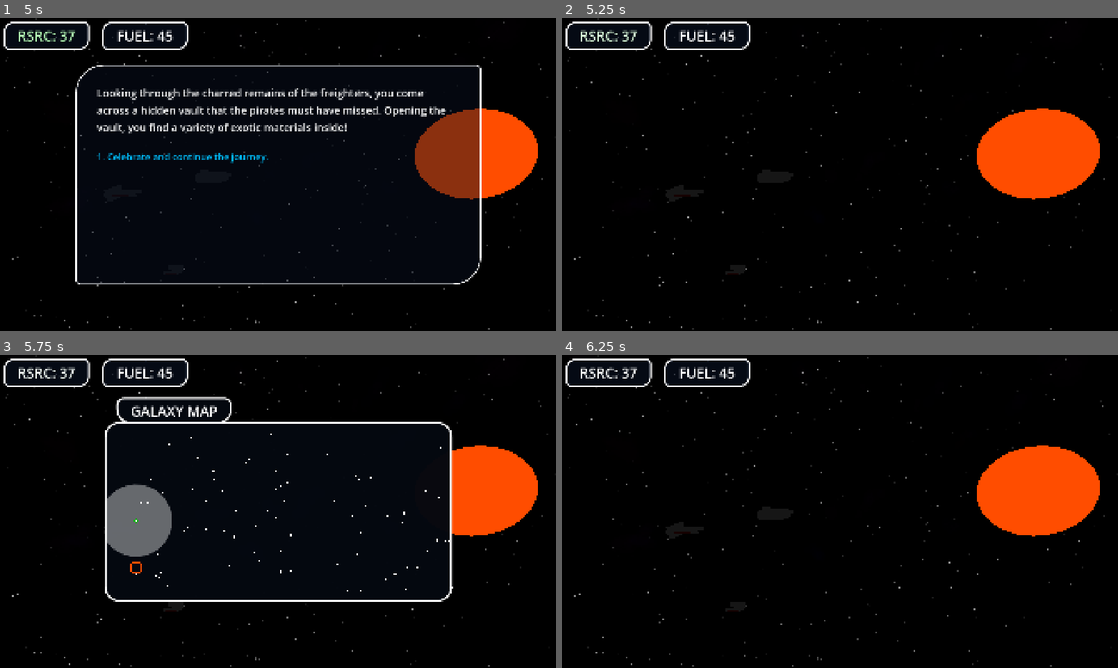
Above: before the commit, frames 1-4 (two rows, left to right).
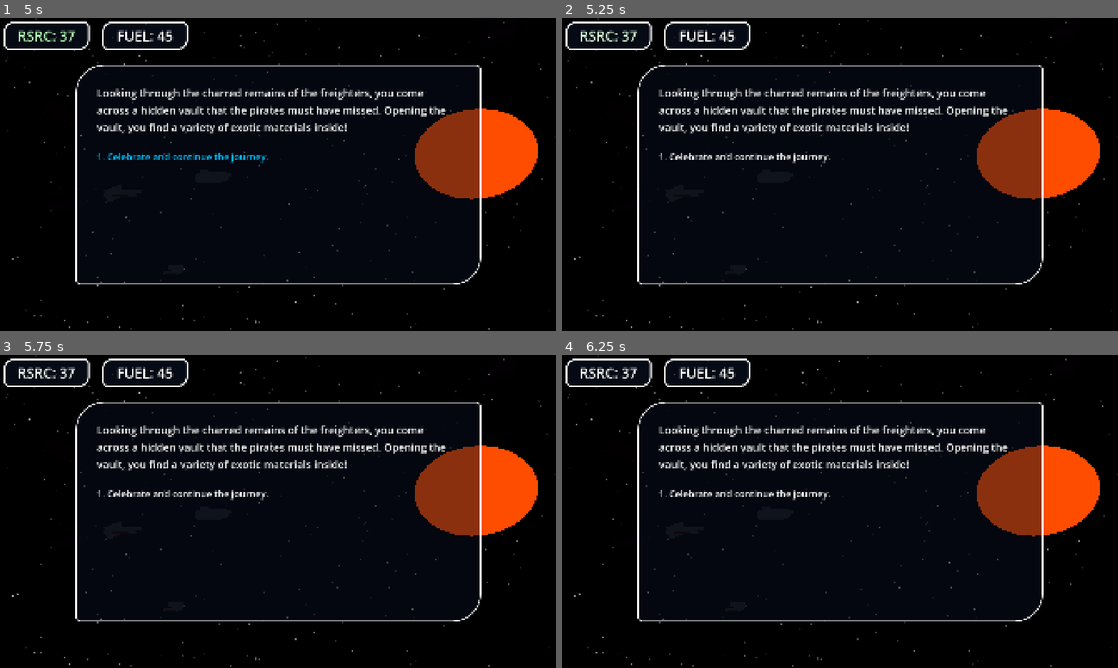
Above: after the commit, the same moments.

Repository: SidewaysFox/faster-than-faster-than-light
Game: Godot game, scene res://space.tscn
The game is run twice, just before and just after one commit, with the same random seed, the same clock (stepped at 60 frames per second) and the same inputs.
Inputs:
- Up to frame 1 (5 s): hold D (right1) 0.53-1.28 s; tap 1 (1) at 0.6, 4.55 s; tap 4 (4) at 0.8, 1.35 s; hold S (down1) 1.28-2.03 s; tap B (A) at 1.55, 2.1 s; hold D (right1) 2.03-2.78 s; tap , (D) at 2.3, 2.85 s; hold W (up1) 2.78-3.53 s; tap Down (down2) at 3.05, 3.6 s; hold A (left1) from 3.53 s (still down); tap Up (up2) at 3.8, 4.35 s; tap \ (debug) at 4.15 s
- Up to frame 2 (5.25 s): release A (left1) at 5.03 s; hold S (down1) from 5.03 s (still down); tap 1 (1) at 5.1 s
- Up to frame 3 (5.75 s): keep holding S (down1); tap 4 (4) at 5.3 s
- Up to frame 4 (6.25 s): release S (down1) at 5.78 s; hold D (right1) from 5.78 s (still down); tap 4 (4) at 5.85 s; tap B (A) at 6.05 s

Frame 1 is identical in both runs. In frame 2, 6.9% of the frame differs, in the area x 13-87%, y 15-86%; in frame 3, 11%, in the area x 13-87%, y 13-86%; in frame 4, 6.9%.
Error before the commit: Out of bounds get index '0' (on base: 'Array') (res://user_interface.gd:135)
Error after the commit: Out of bounds get index '0' (on base: 'Array') (res://user_interface.gd:139)

Commit message:
holiday stuff
not nearly as much as i had hoped to do but alas, such is reality

Diff:
--- a/faster-than-faster-than-light/command_ship_mesh.tscn
+++ b/faster-than-faster-than-light/command_ship_mesh.tscn
@@ -1,18 +1,35 @@
-[gd_scene load_steps=23 format=3 uid="uid://b7rwxfw7w8fbl"]
+[gd_scene load_steps=26 format=3 uid="uid://b7rwxfw7w8fbl"]
 
-[sub_resource type="StandardMaterial3D" id="StandardMaterial3D_hmim6"]
+[ext_resource type="Script" uid="uid://dj2c17mgoq0wa" path="res://starship_mesh.gd" id="1_2cnno"]
+
+[sub_resource type="StandardMaterial3D" id="StandardMaterial3D_xykhg"]
+resource_local_to_scene = true
 albedo_color = Color(0.784314, 0.784314, 0.784314, 1)
 emission_enabled = true
 emission = Color(1, 1, 1, 1)
 emission_energy_multiplier = 0.1
 
-[sub_resource type="BoxMesh" id="BoxMesh_2cnno"]
-material = SubResource("StandardMaterial3D_hmim6")
+[sub_resource type="BoxMesh" id="BoxMesh_xfcgg"]
+material = SubResource("StandardMaterial3D_xykhg")
 size = Vector3(20, 8, 10)
 
-[sub_resource type="BoxMesh" id="BoxMesh_hmim6"]
-material = SubResource("StandardMaterial3D_hmim6")
+[sub_resource type="StandardMaterial3D" id="StandardMaterial3D_l1gqn"]
+resource_local_to_scene = true
+albedo_color = Color(0.784314, 0.784314, 0.784314, 1)
+emission_enabled = true
+emission = Color(1, 1, 1, 1)
+emission_energy_multiplier = 0.1
+
+[sub_resource type="BoxMesh" id="BoxMesh_jhv2h"]
+material = SubResource("StandardMaterial3D_l1gqn")
 size = Vector3(5, 7, 6)
+
+[sub_resource type="StandardMaterial3D" id="StandardMaterial3D_hmim6"]
+resource_local_to_scene = true
+albedo_color = Color(0.784314, 0.784314, 0.784314, 1)
+emission_enabled = true
+emission = Color(1, 1, 1, 1)
+emission_energy_multiplier = 0.1
 
 [sub_resource type="BoxMesh" id="BoxMesh_7qwto"]
 material = SubResource("StandardMaterial3D_hmim6")
@@ -101,13 +118,14 @@
 size = Vector3(8, 0.5, 0.1)
 
 [node name="CommandShipMesh" type="Node3D"]
+script = ExtResource("1_2cnno")
 
 [node name="Hull" type="MeshInstance3D" parent="."]
-mesh = SubResource("BoxMesh_2cnno")
+mesh = SubResource("BoxMesh_xfcgg")
 
 [node name="HullFront" type="MeshInstance3D" parent="."]
 transform = Transform3D(1, 0, 0, 0, 1, 0, 0, 0, 1, 10, 0, 0)
-mesh = SubResource("BoxMesh_hmim6")
+mesh = SubResource("BoxMesh_jhv2h")
 
 [node name="HullFront2" type="MeshInstance3D" parent="."]
 transform = Transform3D(1, 0, 0, 0, 1, 0, 0, 0, 1, 12, 1, 0)
--- a/faster-than-faster-than-light/fighter_mesh.tscn
+++ b/faster-than-faster-than-light/fighter_mesh.tscn
@@ -1,6 +1,9 @@
-[gd_scene load_steps=10 format=3 uid="uid://bj55jmmx5j5ur"]
+[gd_scene load_steps=11 format=3 uid="uid://bj55jmmx5j5ur"]
+
+[ext_resource type="Script" uid="uid://dj2c17mgoq0wa" path="res://starship_mesh.gd" id="1_25wfh"]
 
 [sub_resource type="StandardMaterial3D" id="StandardMaterial3D_ng4vp"]
+resource_local_to_scene = true
 albedo_color = Color(0.784314, 0.784314, 0.784314, 1)
 emission_enabled = true
 emission = Color(1, 1, 1, 1)
@@ -11,6 +14,7 @@
 size = Vector3(7, 3, 4)
 
 [sub_resource type="StandardMaterial3D" id="StandardMaterial3D_86p3r"]
+resource_local_to_scene = true
 albedo_color = Color(0.627451, 0.627451, 0.627451, 1)
 emission_enabled = true
 emission = Color(1, 1, 1, 1)
@@ -25,6 +29,7 @@
 size = Vector3(10, 2, 2)
 
 [sub_resource type="StandardMaterial3D" id="StandardMaterial3D_2mlit"]
+resource_local_to_scene = true
 albedo_color = Color(1, 0.313726, 0, 1)
 emission_enabled = true
 emission = Color(1, 0.313726, 0, 1)
@@ -35,6 +40,7 @@
 size = Vector3(5, 0.1, 0.5)
 
 [sub_resource type="StandardMaterial3D" id="StandardMaterial3D_wpmgm"]
+resource_local_to_scene = true
 albedo_color = Color(1, 0.313726, 0, 1)
 emission_enabled = true
 emission = Color(1, 0.313726, 0, 1)
@@ -45,6 +51,7 @@
 size = Vector3(8, 0.5, 0.1)
 
 [node name="FighterMesh" type="Node3D"]
+script = ExtResource("1_25wfh")
 
 [node name="Hull" type="MeshInstance3D" parent="."]
 mesh = SubResource("BoxMesh_wpmgm")
--- a/faster-than-faster-than-light/galaxy_map_token.gd
+++ b/faster-than-faster-than-light/galaxy_map_token.gd
@@ -9,10 +9,14 @@
 
 
 func _process(delta: float) -> void:
+	# Spin
 	rotation_degrees += rotation_rate * delta
 
 
+# This is slightly delayed instead of being on the _ready() function so that it
+# uses updated data
 func _on_timer_timeout() -> void:
+	# Check if this token represents the current system
 	if id == Global.current_system:
 		$ColorRect2.show()
 		Global.system_position = position
--- a/faster-than-faster-than-light/global.gd
+++ b/faster-than-faster-than-light/global.gd
@@ -19,13 +19,16 @@
 var visited_systems: Array[int] = []
 var unique_visits: int = 0
 var joystick_sens: float = 1.5
+var next_ship_id: int = 0
 
 
 func _ready() -> void:
+	# Establish the game
 	print("go")
 	var sector: int = 0
 	var system_id: int = 0
 	var starting_system: Array = [0, 800.0]
+	# Generate galaxy map
 	for s in sector_count:
 		for n in sector_system_count: # ID, position, sector, enemy presence
 			var enemy_presence: bool
@@ -33,6 +36,7 @@
 				enemy_presence = true
 			else:
 				enemy_presence = false
+			# Set up and store the data
 			galaxy_data.append({
 				"id": system_id,
 				"position": Vector2((sector * sector_size) + (randf() * sector_size), randf_range(gmap_top, gmap_bot)),
@@ -41,27 +45,33 @@
 				})
 			system_id += 1
 		sector += 1
+	# Check which system is furthest to the left
 	for i in galaxy_data:
 		if i["position"].x < starting_system[1]:
 			starting_system = [i["id"], i["position"].x]
 	current_system = starting_system[0]
 	new_system(current_system)
 
+	# Create the fleet
+	# This will probably be changed later in favour of raw data, instead of
+	# storing the actual objects and nodes
+	# I will probably change this particular initialisation at some point too
 	var new_ship: Node = starship.instantiate()
+	new_ship.id = next_ship_id
 	new_ship.team = 1
 	new_ship.hull_strength = 20
 	fleet.append(new_ship)
 	get_node("/root/Space/FriendlyShips").add_child(new_ship.duplicate())
 
 	new_ship = starship.instantiate()
-	new_ship.id = 1
+	new_ship.id = get_new_ship_id()
 	new_ship.team = 1
 	new_ship.type = 1
 	fleet.append(new_ship)
 	get_node("/root/Space/FriendlyShips").add_child(new_ship.duplicate())
 
 	new_ship = starship.instantiate()
-	new_ship.id = 2
+	new_ship.id = get_new_ship_id()
 	new_ship.team = 1
 	new_ship.type = 6
 	fleet.append(new_ship)
@@ -70,6 +80,12 @@
 	stats_update()
 
 
+func get_new_ship_id() -> int:
+	next_ship_id += 1
+	return next_ship_id
+
+
+# Update fleet stats
 func stats_update() -> void:
 	jump_distance = 100.0
 	for ship in fleet:
@@ -77,10 +93,13 @@
 			jump_distance += 25 * ship.level
 
 
+# Called when moving to a new system (including at the start)
 func new_system(system: int) -> void:
+	# Check if the system hasn't been visisted before
 	if not visited_systems.has(system):
 		unique_visits += 1
 		visited_systems.append(system)
 	current_system = system
+	# Check if this is the first system
 	if unique_visits > 1:
 		initilising = false
--- a/faster-than-faster-than-light/relay_mesh.tscn
+++ b/faster-than-faster-than-light/relay_mesh.tscn
@@ -1,4 +1,6 @@
-[gd_scene load_steps=12 format=3 uid="uid://dtmka8h8pyslt"]
+[gd_scene load_steps=13 format=3 uid="uid://dtmka8h8pyslt"]
+
+[ext_resource type="Script" uid="uid://dj2c17mgoq0wa" path="res://starship_mesh.gd" id="1_6q4y1"]
 
 [sub_resource type="StandardMaterial3D" id="StandardMaterial3D_ng4vp"]
 albedo_color = Color(0.784314, 0.784314, 0.784314, 1)
@@ -55,6 +57,7 @@
 size = Vector3(2, 8, 12)
 
 [node name="FighterMesh" type="Node3D"]
+script = ExtResource("1_6q4y1")
 
 [node name="Hull" type="MeshInstance3D" parent="."]
 mesh = SubResource("BoxMesh_wpmgm")
--- a/faster-than-faster-than-light/space.gd
+++ b/faster-than-faster-than-light/space.gd
@@ -2,21 +2,55 @@
 
 
 @export var bg_nebula: PackedScene
+@export var starship: PackedScene
 var system_types: Array[int] = [1, 1, 1, 1, 1, 1, 1, 1, 1, 1, 1, 1, 1, 2, 2, 2, 2, 2, 2, 3]
 var star_colours: Array[Color] = [Color(1, 1, 0), Color(1, 0.3, 0), Color(1, 0.1, 0), Color(1, 1, 1), Color(0.6, 0.6, 1), Color(0.3, 0.3, 1), Color(0.1, 0.1, 1)]
 var main_star_count: int
 var system_properties: Array = []
+var system_stage: String
 var star_proximity: bool = false
 var in_combat: bool = false
+
+var pirate_fleets: Dictionary = {
+	"early": [
+		[1, 1],
+		#[1, 2],
+		#[1, 3],
+		#[1, 4],
+		#[3, 3],
+		[1, 1, 1],
+		#[1, 1, 2],
+	],
+	"middle": [
+		#[1, 1, 1, 4],
+		#[1, 1, 2, 4],
+		#[1, 1, 1, 1],
+		#[1, 1, 1, 1, 1],
+	],
+	"late": [
+		#[1, 1, 1, 2, 2, 2, 3],
+		#[1, 1, 1, 2, 2, 2, 3, 4],
+		#[1, 1, 2, 3, 3, 3, 3, 4],
+		#[1, 1, 1, 1, 1, 1, 1, 1],
+	]
+}
 
 
 func _ready() -> void:
 	# TODO: tesselating noise map with shader
 	# TODO: add star glow
 
+	# Spawn fleet
 	if not Global.initilising:
 		for ship in Global.fleet:
 			$FriendlyShips.add_child(ship.duplicate())
+
+	if Global.galaxy_data[Global.current_system]["position"].x > 2200:
+		system_stage = "late"
+	elif Global.galaxy_data[Global.current_system]["position"].x > 1100:
+		system_stage = "middle"
+	else:
+		system_stage = "early"
 
 	# Pass information to the BGStar GLSL script
 	$BGStars.material_override.set_shader_parameter("seed", randf_range(0.01, 100.0))
@@ -55,6 +89,7 @@
 		nebula_colour += Color(randf_range(-0.1, 0.1), randf_range(-0.1, 0.1), randf_range(-0.1, 0.1))
 		# Big or small nebula
 		if randi_range(0, 40) == 4: # Because I like the number 4
+			# Big
 			for j in randi_range(50, 300):
 				var new_nebula = bg_nebula.instantiate()
 				new_nebula.position = nebula_pos
@@ -65,6 +100,7 @@
 				nebula_pos += Vector3(randf_range(-75, 75), randf_range(-100, 100), randf_range(-100, 100))
 				$Background.add_child(new_nebula)
 		else:
+			# Small
 			for j in randi_range(1, 20):
 				var new_nebula = bg_nebula.instantiate()
 				new_nebula.position = nebula_pos
@@ -78,11 +114,20 @@
 	system_properties.append(main_star_count)
 	if Global.galaxy_data[Global.current_system]["enemy presence"]:
 		system_properties.append("enemy presence")
+		var enemy_fleet: Array = pirate_fleets[system_stage].pick_random()
+		for ship in enemy_fleet:
+			var new_enemy: Node = starship.instantiate()
+			new_enemy.id = Global.get_new_ship_id()
+			new_enemy.team = -1
+			new_enemy.type = ship
+			new_enemy.alignment = 3
+			$HostileShips.add_child(new_enemy)
 	if star_proximity:
 		system_properties.append("star proximity")
 
 
 func _process(delta: float) -> void:
+	# UI stuff
 	if Input.is_action_just_pressed("debug quit"):
 		get_tree().quit()
 	if Input.is_action_pressed("hide ui"):
@@ -91,6 +136,7 @@
 		%UserInterface.show()
 
 
+# Start warp animations
 func commence_warp() -> void:
 	for ship in $FriendlyShips.get_children():
 		ship.begin_warp()
--- a/faster-than-faster-than-light/space.tscn
+++ b/faster-than-faster-than-light/space.tscn
@@ -1,8 +1,9 @@
-[gd_scene load_steps=13 format=3 uid="uid://cacny3icm7ern"]
+[gd_scene load_steps=14 format=3 uid="uid://cacny3icm7ern"]
 
 [ext_resource type="Script" uid="uid://b4wkdvc46ch1a" path="res://space.gd" id="1_81phd"]
 [ext_resource type="PackedScene" uid="uid://dn8u0s6bv084r" path="res://bg_nebula.tscn" id="3_rxlph"]
 [ext_resource type="PackedScene" uid="uid://b4sj2kgmpfsbh" path="res://user_interface.tscn" id="3_ulv8f"]
+[ext_resource type="PackedScene" uid="uid://cjxyia0bj1uuo" path="res://starship.tscn" id="3_w5eul"]
 [ext_resource type="Shader" uid="uid://dbf33bsxrsi1x" path="res://bg-stars.gdshader" id="4_ulv8f"]
 
 [sub_resource type="ShaderMaterial" id="ShaderMaterial_ulv8f"]
@@ -59,6 +60,7 @@
 [node name="Space" type="Node3D"]
 script = ExtResource("1_81phd")
 bg_nebula = ExtResource("3_rxlph")
+starship = ExtResource("3_w5eul")
 
 [node name="CanvasLayer" type="CanvasLayer" parent="."]
 
--- a/faster-than-faster-than-light/starship.gd
+++ b/faster-than-faster-than-light/starship.gd
@@ -23,11 +23,10 @@
 # 9: Drone repair
 ## The starship's alignment
 @export var alignment: int = 0
-# -2: Unmanned rebel
-# -1: Rebel
 # 0: Federation
 # 1: Civilian
-# 2: Pirate
+# 2: Rebel
+# 3: Pirate
 ## The starship's name
 @export var ship_name: String = "Starship"
 ## The starship's current level
@@ -55,21 +54,24 @@
 
 
 func _ready() -> void:
-	add_child(meshes[type].instantiate())
+	# Apply appropriate mesh
+	var new_mesh: Node = meshes[type].instantiate()
+	new_mesh.type = alignment
+	add_child(new_mesh)
+	# Starting location based on team
 	if team != 0:
 		global_position = Vector3(-2000 * team, randf_range(-60, 60), randf_range(-100, 0))
+		rotation.y = (PI / 2) - ((PI * team) / 2)
 	else:
 		global_position = Vector3(randf_range(50, 50), randf_range(-25, 25), randf_range(-10, -150))
+		jumping = false
 	jump_destination = randf_range(-120, -50) * team
 	warp_destination = -global_position.x
 	$JumpDelay.start(1 + (randf() * 2))
-	if len(main.get_node("HostileShips").get_children()) > 0:
-		print("thar be enemie")
-		target = main.get_node("HostileShips").get_children().pick_random()
-		print(target)
 
 
 func _process(delta: float) -> void:
+	# Do jumping animations
 	if jumping:
 		if jump_mode == 0 and team != 0:
 			global_position.x = lerp(global_position.x, jump_destination, 0.1)
@@ -82,8 +84,17 @@
 
 
 func begin_warp() -> void:
+	# Update fleet data
 	Global.fleet[id].ship_name = ship_name
 	Global.fleet[id].level = level
 	Global.fleet[id].hull_strength = hull_strength
 	Global.fleet[id].weapons = weapons
 	$JumpDelay.start(randf() * 2)
+
+
+func _on_targeting_delay_timeout() -> void:
+	# Choose a target
+	if team == 1 and len(main.get_node("HostileShips").get_children()) > 0:
+		target = main.get_node("HostileShips").get_child(0)
+	elif team == -1:
+		target = main.get_node("FriendlyShips").get_child(0)
--- a/faster-than-faster-than-light/starship.tscn
+++ b/faster-than-faster-than-light/starship.tscn
@@ -12,4 +12,9 @@
 [node name="JumpDelay" type="Timer" parent="."]
 one_shot = true
 
+[node name="TargetingDelay" type="Timer" parent="."]
+one_shot = true
+autostart = true
+
 [connection signal="timeout" from="JumpDelay" to="." method="_on_jump_delay_timeout"]
+[connection signal="timeout" from="TargetingDelay" to="." method="_on_targeting_delay_timeout"]
--- /dev/null
+++ b/faster-than-faster-than-light/starship_mesh.gd
@@ -0,0 +1,28 @@
+extends Node3D
+
+
+var type: int = 0
+var palettes: Array[Array] = [ # Main, accent
+	[Color8(200, 200, 200), Color8(160, 160, 160), Color8(255, 80, 0), Color8(120, 120, 120)],
+	[],
+	[],
+	[Color8(50, 0, 140), Color8(60, 20, 160), Color8(255, 70, 100)],
+]
+
+
+func _ready() -> void:
+	print("mesh type " + str(type))
+	for part in get_children():
+		if "Accent" in part.name:
+			part.mesh.material.albedo_color = palettes[type][2]
+			part.mesh.material.emission = palettes[type][2]
+			print(part.mesh.material.albedo_color)
+		elif "Hull" in part.name:
+			part.mesh.material.albedo_color = palettes[type][0]
+			part.mesh.material.emission = Color(1, 1, 1)
+		elif "Wing" in part.name:
+			part.mesh.material.albedo_color = palettes[type][1]
+			part.mesh.material.emission = Color(1, 1, 1)
+		elif "Bridge" in part.name:
+			part.mesh.material.albedo_color = palettes[type][3]
+			part.mesh.material.emission = Color(1, 1, 1)
--- a/faster-than-faster-than-light/user_interface.gd
+++ b/faster-than-faster-than-light/user_interface.gd
@@ -99,6 +99,7 @@
 func _ready() -> void:
 	$Dialogue.hide()
 	$ScreenFade.show()
+	# Generate visual galaxy map
 	for i in Global.galaxy_data:
 		var new_token: Node = galaxy_map_token.instantiate()
 		new_token.id = i["id"]
@@ -107,29 +108,32 @@
 
 
 func _process(delta: float) -> void:
+	# debug stuff
 	if Input.is_action_pressed("debug"):
 		$FPS.show()
 	else:
 		$FPS.hide()
 	$FPS.text = "FPS: " + str(1 / delta)
 
+	# Update fuel and resource UI elements
 	%ResourcesLabel.text = "RSRC: " + str(Global.resources)
 	%ResourcesLabel.add_theme_color_override("font_color", lerp(%ResourcesLabel.get_theme_color("font_color"), Color(1, 1, 1), 0.05))
 	%FuelLabel.text = "FUEL: " + str(Global.fuel)
 	%FuelLabel.add_theme_color_override("font_color", lerp(%FuelLabel.get_theme_color("font_color"), Color(1, 1, 1), 0.05))
 
+	# Screen fade stuff
 	$ScreenFade.color.a += fade_mode * delta
 	$ScreenFade.color.a = clamp($ScreenFade.color.a, 0, 1)
 
+	# Check if the dialogue is showing:
 	if dialogue_showing:
+		# Move selection up/down
 		if Input.is_action_just_pressed("up1") or Input.is_action_just_pressed("up2"):
 			current_dialogue_selection -= 1
-			if current_dialogue_selection < 1:
-				current_dialogue_selection = max_option
 		if Input.is_action_just_pressed("down1") or Input.is_action_just_pressed("down2"):
 			current_dialogue_selection += 1
-			if current_dialogue_selection > max_option:
-				current_dialogue_selection = 1
+		clamp(current_dialogue_selection, 0, max_option)
+		# Select
 		if Input.is_action_just_pressed("1") or Input.is_action_just_pressed("A"):
 			var args: Array = []
 			if len(option_results[current_dialogue_selection - 1]) > 1:
@@ -138,11 +142,13 @@
 				callv(option_results[current_dialogue_selection - 1][0], args)
 			else:
 				call(option_results[current_dialogue_selection - 1][0])
+		# Appropriately colour the selected option
 		for i in max_option:
 			if i + 1 == current_dialogue_selection:
 				%Options.get_node("Option" + str(i + 1)).add_theme_color_override("font_color", Color(0, 0.75, 1.0))
 			else:
 				%Options.get_node("Option" + str(i + 1)).add_theme_color_override("font_color", Color(1.0, 1.0, 1.0))
+	# Show or hide the galaxy map
 	elif Input.is_action_just_pressed("4") or Input.is_action_just_pressed("D"):
 		galaxy_map_showing = not galaxy_map_showing
 		if galaxy_map_showing:
@@ -151,14 +157,17 @@
 			else:
 				$GalaxyMap/Tokens.position.x = 45
 			%Cursor.position = Global.galaxy_data[Global.current_system]["position"]
+	# Galaxy map stuff
 	if galaxy_map_showing:
 		$GalaxyMap.show()
 		$GalaxyMapTitle.show()
+		# Left/right scrolling
 		if Input.is_action_pressed("right2"):
 			$GalaxyMap/Tokens.position.x -= 400 * delta * Global.joystick_sens
 		if Input.is_action_pressed("left2"):
 			$GalaxyMap/Tokens.position.x += 400 * delta * Global.joystick_sens
 		%Cursor.position += Vector2(Input.get_axis("left1", "right1"), Input.get_axis("up1", "down1")).normalized() * cursor_speed * Global.joystick_sens * delta
+		# Cursor snapping
 		if Input.get_axis("left1", "right1") == 0 and Input.get_axis("up1", "down1") == 0 and len(%Cursor.get_overlapping_areas()) > 0:
 			var in_warp_range: bool = false
 			var closest_token: Array = [0, 400]
@@ -171,47 +180,59 @@
 						in_warp_range = true
 				n += 1
 			%Cursor.position = lerp(%Cursor.position, %Cursor.get_overlapping_areas()[closest_token[0]].position, 0.2)
+			# Warping input
 			if (Input.is_action_just_pressed("1") or Input.is_action_just_pressed("A")) and in_warp_range and Global.fuel >= len(Global.fleet):
 				galaxy_map_showing = false
 				Global.fuel -= len(Global.fleet)
 				_quantity_change(1, false)
 				Global.new_system(closest_token[2])
+				# Warp sequence
 				await get_tree().create_timer(1).timeout
 				main.commence_warp()
 				await get_tree().create_timer(2).timeout
 				fade_mode = 1
 				await get_tree().create_timer(3).timeout
 				main.get_tree().reload_current_scene()
+		# Clamping
 		$GalaxyMap/Tokens.position.x = clampf($GalaxyMap/Tokens.position.x, -2040.0, 45.0)
 		%Cursor.global_position.x = clampf(%Cursor.global_position.x, 385.0, 1535.0)
 		%Cursor.global_position.y = clampf(%Cursor.global_position.y, 256.0, 824.0)
 	else:
+		# Not showing
 		$GalaxyMap.hide()
 		$GalaxyMapTitle.hide()
 
 
+# Sets up the dialogue box, with text and dialogue options
 func dialogue_set_up(library: int, id: int) -> void:
+	# Hide the options by default
 	for child in %Options.get_children():
 		child.hide()
 	option_results = []
+	# Warp in dialogue
 	if library == 0:
 		%DialogueText.text = warp_in_dialogue[id][1]
 		max_option = len(warp_in_dialogue[id][2])
+		# Options
 		for i in max_option:
 			%Options.get_node("Option" + str(i + 1)).text = str(i + 1) + ". " + warp_in_dialogue[id][2][i][0]
 			option_results.append(warp_in_dialogue[id][2][i][1])
 			%Options.get_node("Option" + str(i + 1)).show()
+	# Response dialogue
 	elif library == 1:
 		%DialogueText.text = response_dialogue[id][0]
 		max_option = len(response_dialogue[id][1])
+		# Options
 		for i in max_option:
 			%Options.get_node("Option" + str(i + 1)).text = str(i + 1) + ". " + response_dialogue[id][1][i][0]
 			option_results.append(response_dialogue[id][1][i][1])
 			%Options.get_node("Option" + str(i + 1)).show()
 
 
+# Small interval before showing the warp in dialogue
 func _on_warp_in_dialogue_timeout() -> void:
-	# Search through options for the warp in dialogue and find which ones are appropriate for this system
+	# Search through options for the warp in dialogue and find which ones are
+	# appropriate for this system
 	var possible_dialogues: Array = []
 	for i in warp_in_dialogue:
 		if i[0] == main.system_properties:
@@ -221,12 +242,15 @@
 	dialogue_showing = true
 
 
+# Called when either fuel or resources are spent or gained
 func _quantity_change(quantity: int, up: bool) -> void:
+	# Resources
 	if quantity == 0:
 		if up:
 			%ResourcesLabel.add_theme_color_override("font_color", Color(0, 1, 0))
 		else:
 			%ResourcesLabel.add_theme_color_override("font_color", Color(1, 0, 0))
+	# Fuel
 	if quantity == 1:
 		if up:
 			%FuelLabel.add_theme_color_override("font_color", Color(0, 1, 0))
Not shown, added: faster-than-faster-than-light/starship_mesh.gd.uid
Not shown, added: .DS_Store
